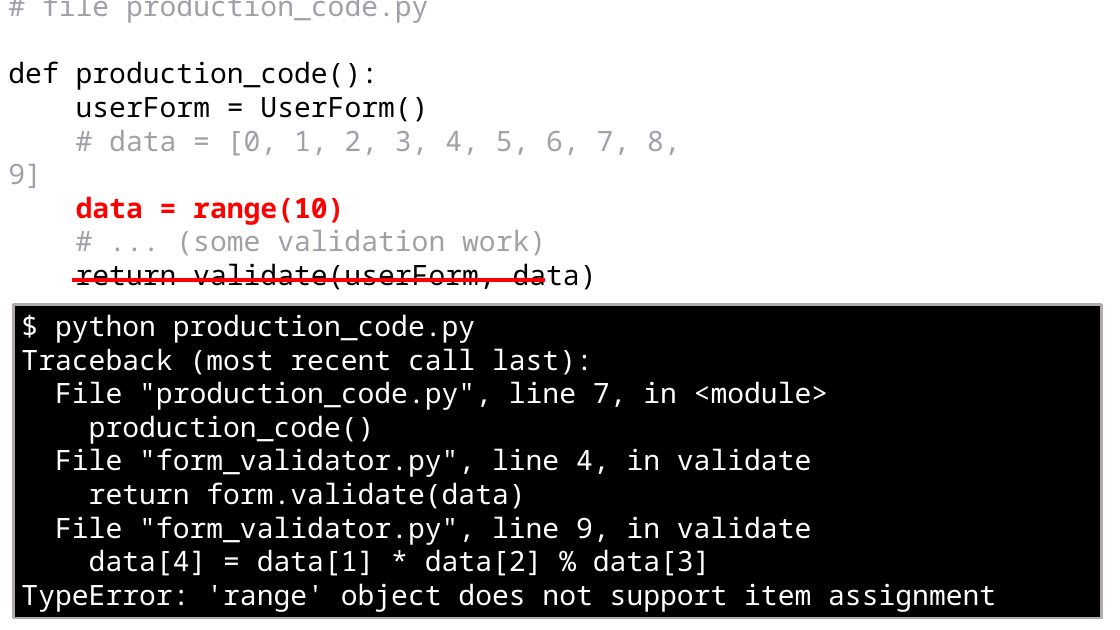
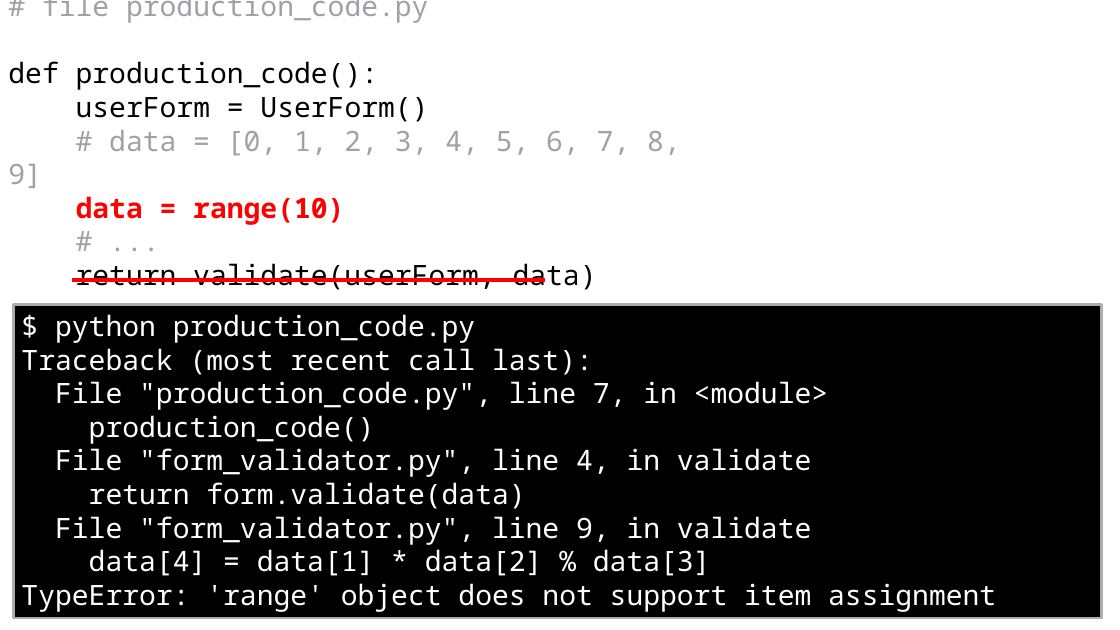
Before and after one commit to bluebird75/whoiam, a slide deck: slide 36 of PyParis_2018/Type Annotations PyParis 2018 - v4.pptx (slide 38 before the commit). Drawn at 1120x630 pixels with LibreOffice and Linux fonts; fonts in the diff are those of the drawing; background and template pictures are left out. Boxes give left, top, right and bottom in pixels: in the first picture for what was removed or moved away, otherwise in the second. Text is boxed around its words. In the diff, an @@ line names an element or a change of style, - is before the commit and + after.

```diff
--- a/PyParis_2018/Type Annotations PyParis 2018 - v4.pptx
+++ b/PyParis_2018/Type Annotations PyParis 2018 - v4.pptx
@@ text at [176,230,546,256]: text changed @@
-# ... (some validation work)
+# ...
```
Also in this commit, not shown: 2 other slides changed, 2 slides removed, 1 other file.
